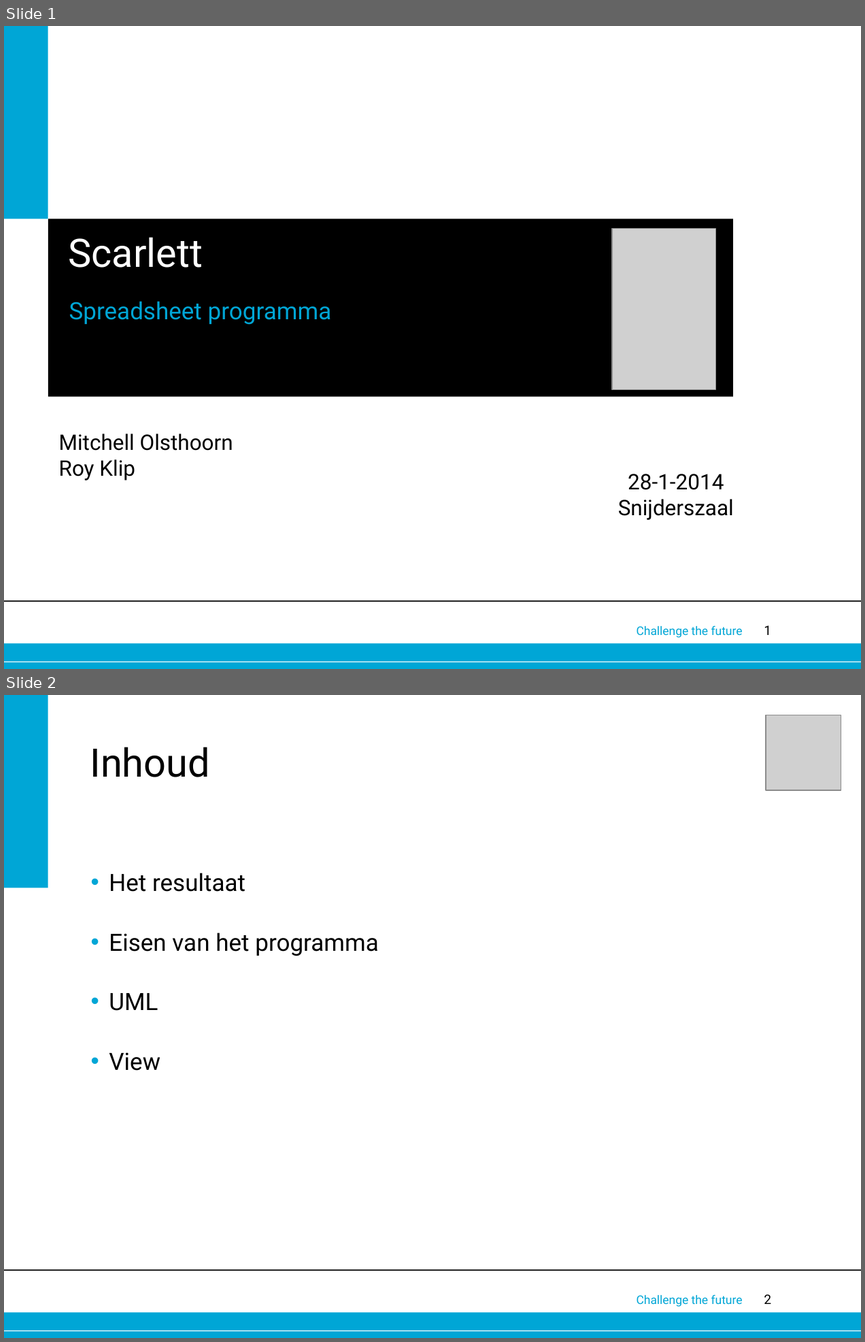
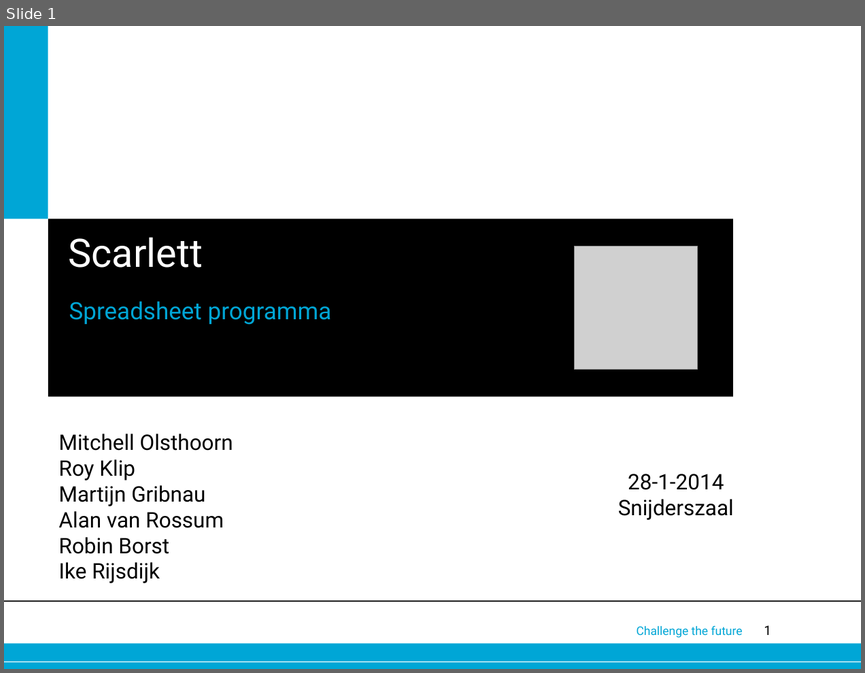
Before and after one commit to foresterre/Spreadsheet, a slide deck: Documents/OOP project presentatie.pptx. Shown one above the other, each under a label of ours: slides 1 and 2 before the commit, slide 1 after it. The pictures are 865x1342 and 865x673 pixels, drawn with LibreOffice and Linux fonts; fonts in the diff are those of the drawing; grey boxes stand for pictures; background and template pictures are left out. Boxes give left, top, right and bottom in pixels: in the first picture for what was removed or moved away, otherwise in the second. Text is boxed around its words. In the diff, an @@ line names an element or a change of style, - is before the commit and + after.

```diff
--- a/Documents/OOP project presentatie.pptx
+++ b/Documents/OOP project presentatie.pptx
@@ slide 2 removed at [4, 695, 861, 1338], background #FFFFFF; not listed: 5 template elements that a slide beside it also shows @@
@@ rectangle removed at [4, 695, 48, 888] @@
@@ picture removed at [766, 715, 841, 791] @@
@@ title removed at [90, 747, 210, 777] @@
-Inhoud
@@ text removed at [109, 872, 379, 1070] @@
-• Het resultaat
-• Eisen van het programma
-• UML
-• View
@@ slide 1 changed as well @@
@@ picture removed at [613, 228, 716, 389] @@
@@ picture added at [574, 246, 697, 369] @@
@@ text at [59, 485, 224, 583]: paragraphs added @@
+Martijn Gribnau
+Alan van Rossum
+Robin Borst
+Ike Rijsdijk
```
Also in this commit, not shown: 2 other slides changed, 8 slides added, 19 other slides removed.
